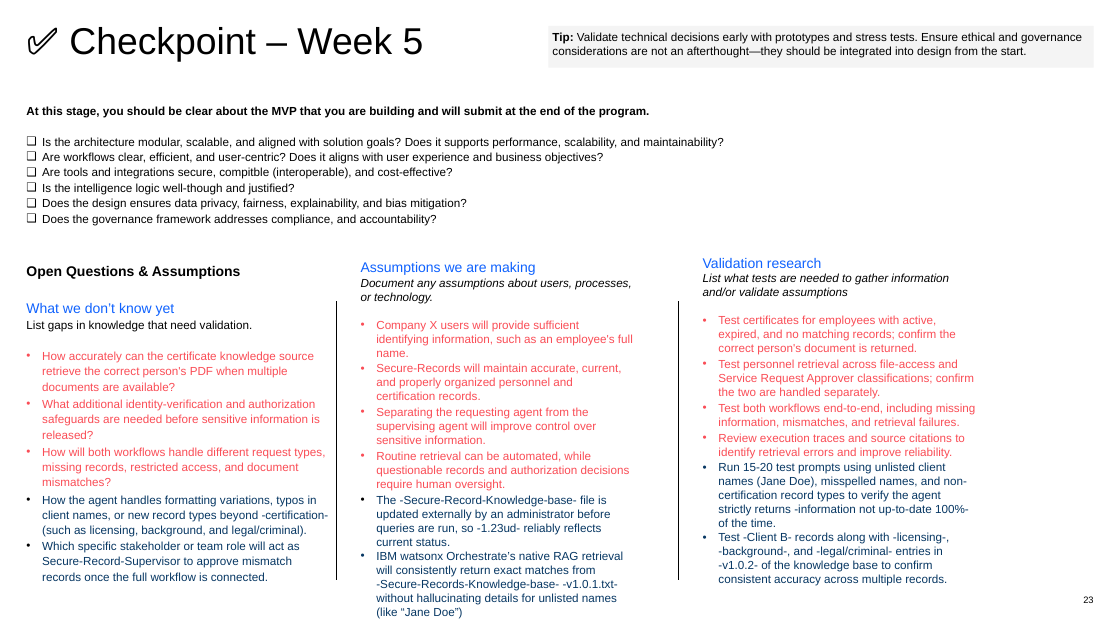
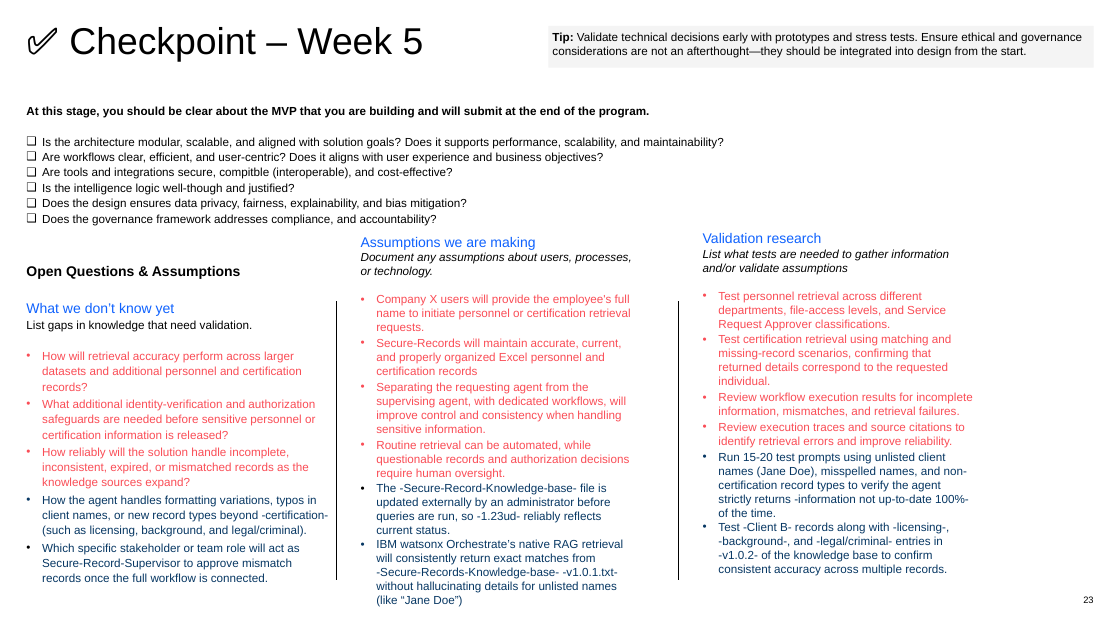
Before and after one commit to miltonr1/Debug-Midnight, a slide deck: slide 23 of Solution Design Guide for Participants, Final.pptx. Drawn at 1120x630 pixels with LibreOffice and Linux fonts; fonts in the diff are those of the drawing. Boxes give left, top, right and bottom in pixels: in the first picture for what was removed or moved away, otherwise in the second. Text is boxed around its words. In the diff, an @@ line names an element or a change of style, - is before the commit and + after.

```diff
--- a/Solution Design Guide for Participants, Final.pptx
+++ b/Solution Design Guide for Participants, Final.pptx
@@ text "Assumptions we are making": place and size @@
-text "Assumptions we are making" at (361, 262, 633, 619)
+text "Assumptions we are making" at (361, 237, 631, 607)
@@ text "Validation research": place and size @@
-text "Validation research" at (703, 258, 976, 586)
+text "Validation research" at (703, 233, 972, 576)
@@ text at (376, 294, 631, 433): text changed @@
-• Company X users will provide sufficient identifying information, such as an employee's full name.
-• Secure-Records will maintain accurate, current, and properly organized personnel and certification records.
-• Separating the requesting agent from the supervising agent will improve control over sensitive information.
+• Company X users will provide the employee's full name to initiate personnel or certification retrieval requests.
+• Secure-Records will maintain accurate, current, and properly organized Excel personnel and certification records
+• Separating the requesting agent from the supervising agent, with dedicated workflows, will improve control and consistency when handling sensitive information.
@@ text at (718, 291, 972, 417): text changed @@
-• Test certificates for employees with active, expired, and no matching records; confirm the correct person's document is returned.
-• Test personnel retrieval across file-access and Service Request Approver classifications; confirm the two are handled separately.
-• Test both workflows end-to-end, including missing information, mismatches, and retrieval failures.
+• Test personnel retrieval across different departments, file-access levels, and Service Request Approver classifications.
+• Test certification retrieval using matching and missing-record scenarios, confirming that returned details correspond to the requested individual.
+• Review workflow execution results for incomplete information, mismatches, and retrieval failures.
@@ text at (42, 351, 315, 489): text changed @@
-• How accurately can the certificate knowledge source retrieve the correct person's PDF when multiple documents are available?
-• What additional identity-verification and authorization safeguards are needed before sensitive information is released?
-• How will both workflows handle different request types, missing records, restricted access, and document mismatches?
+• How will retrieval accuracy perform across larger datasets and additional personnel and certification records?
+• What additional identity-verification and authorization safeguards are needed before sensitive personnel or certification information is released?
+• How reliably will the solution handle incomplete, inconsistent, expired, or mismatched records as the knowledge sources expand?
```
Also in this commit, not shown: 3 other slides changed.
